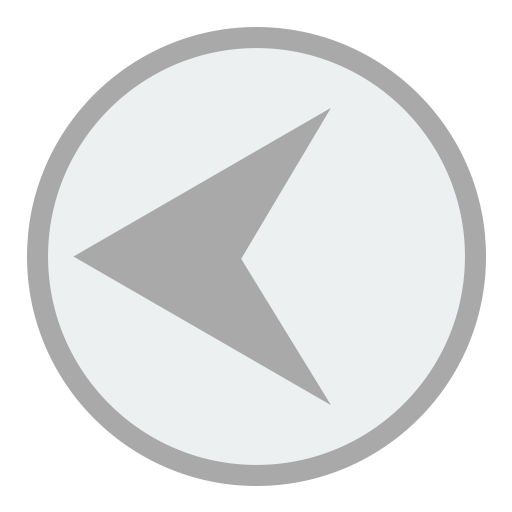
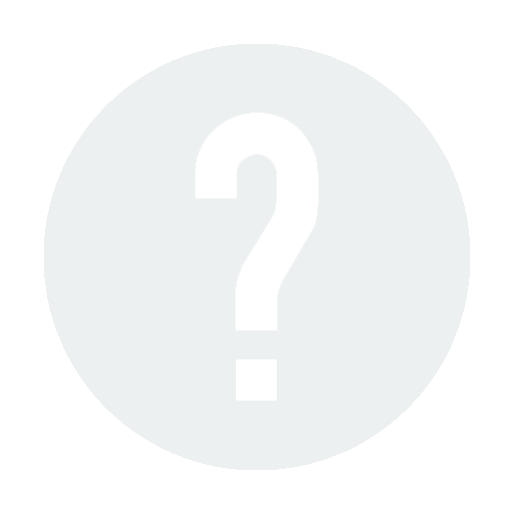
Layers edited between the first and the second 512 x 512 image:
removed layer "Shape 2" over [27, 27, 486, 486]
renamed "Ellipse 2" to "White-ish Ellipse", hid it, moved it into group "Backgrounds" over [44, 44, 470, 470]
renamed "Ellipse 1" to "White Ellipse (border)", hid it, moved it into group "Backgrounds" over [28, 28, 485, 485]
added layer "Instructions" over [44, 44, 470, 470]
